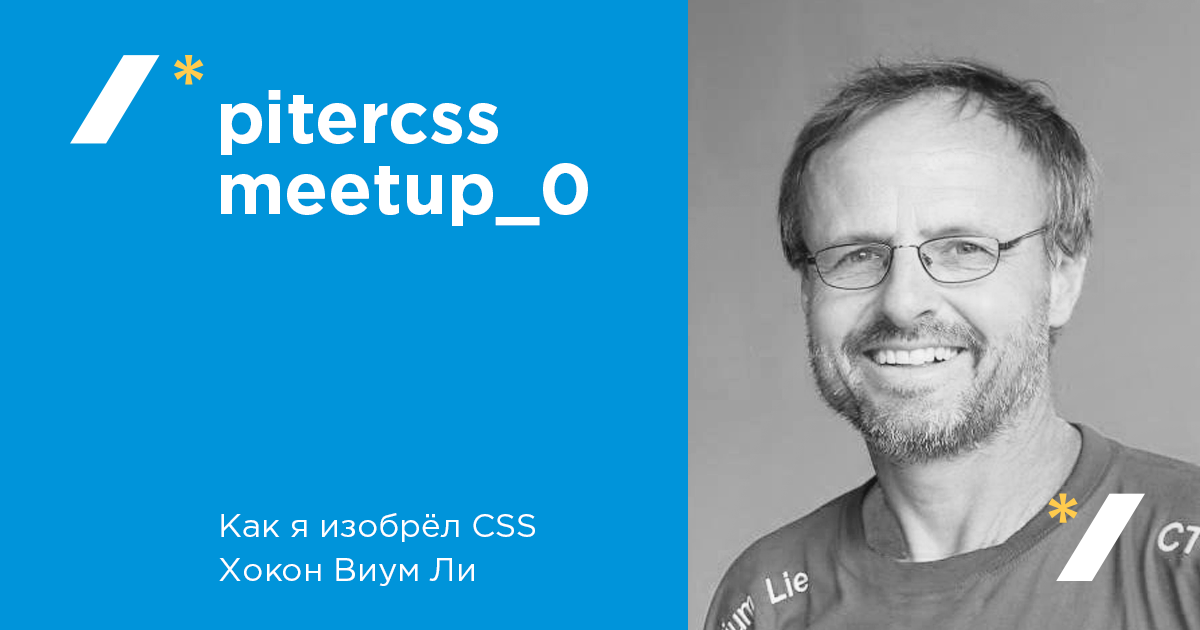
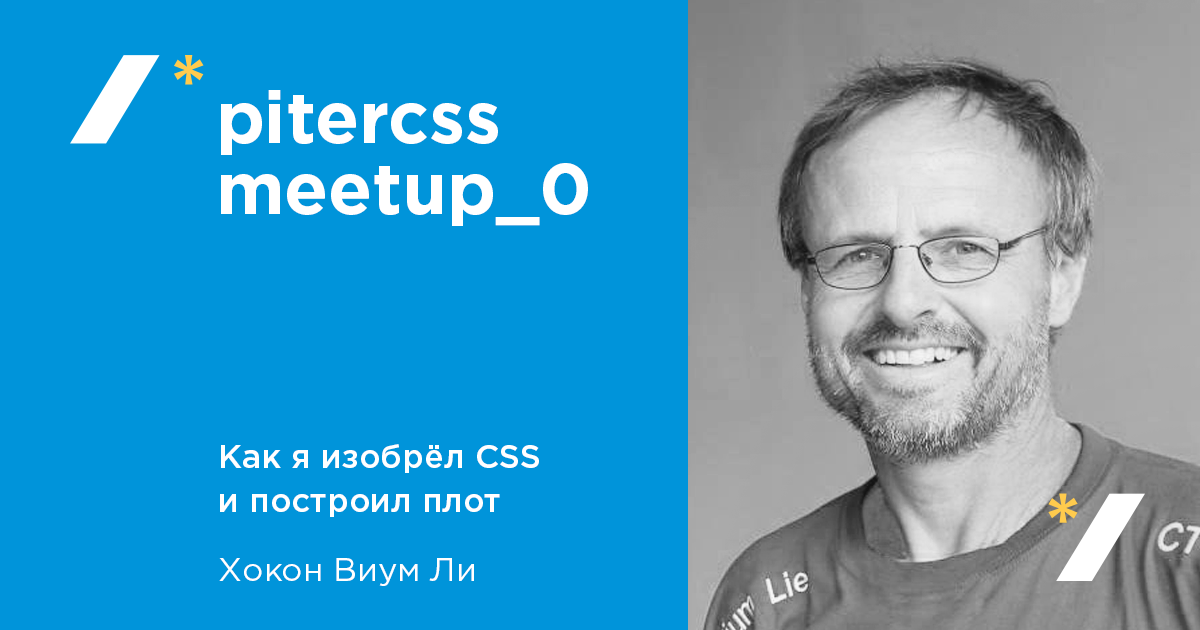
The second 1200×630 image is a revision of the first. Changes to its layers:
renamed "Как я изобрёл CSS Хокон Виум Ли" to "Как я изобрёл CSS и построил плот Хокон Виум Ли", painted on it over [220, 444, 539, 542]
